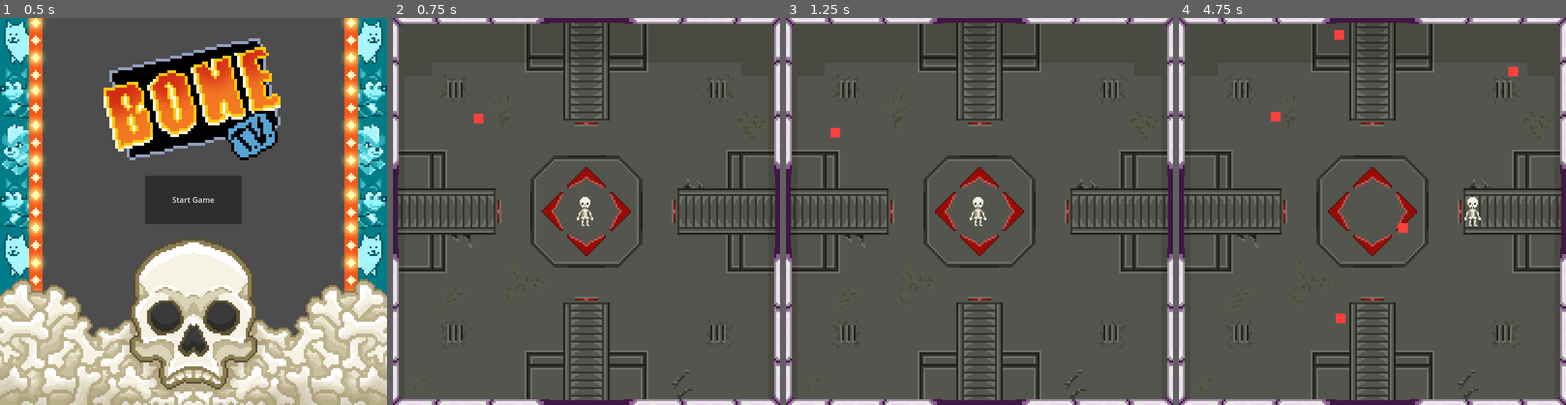
Above: before the commit, frames 1-4 (left to right).
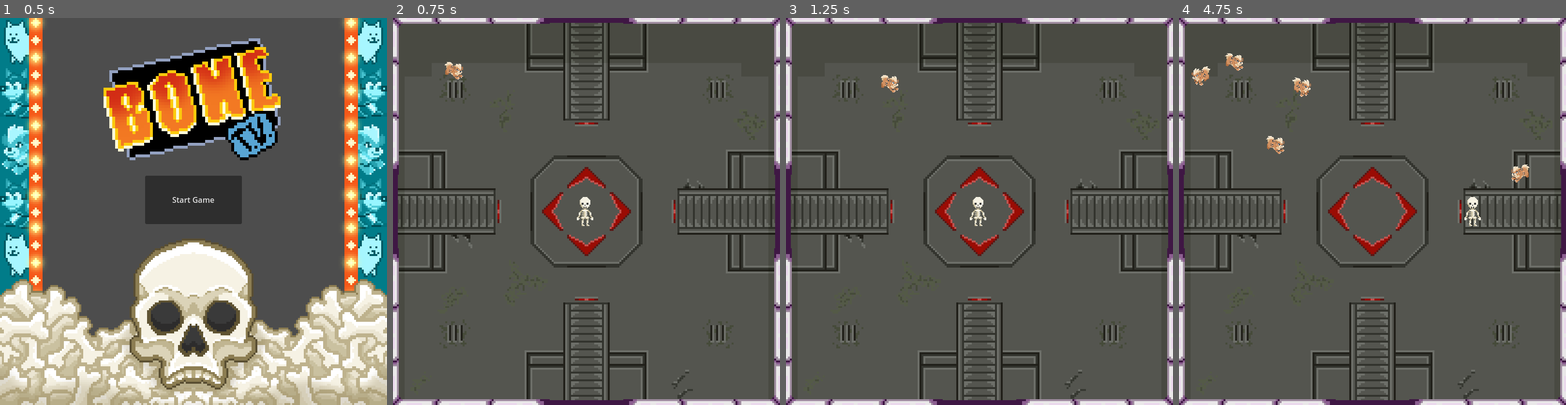
Above: after the commit, the same moments.

Repository: secretly2midgets/frenjam_2025
Game: Godot game, scene res://levels/start_menu.tscn
Same seed, same stepped clock (60 frames per second), same inputs: the game is played once before the commit and once after it.
Inputs:
- Up to frame 1 (0.5 s): no input
- Up to frame 2 (0.75 s): click "Start Game" at 0.5 s
- Up to frame 3 (1.25 s): no input
- Up to frame 4 (4.75 s): hold D (move_right) 1.28-2.03 s; hold S (move_down) 2.03-2.78 s; hold D (move_right) 2.78-3.53 s; hold W (move_up) 3.53-4.28 s; hold A (move_left) from 4.28 s (still down)

Frame 1 is identical in both runs. In frame 2, 0.2% of the frame differs, in the area x 13-24%, y 11-28%; in frame 3, 0.2%; in frame 4, 1.0%, in the area x 3-91%, y 3-79%.

Commit message:
Added basic scenes for enemies and other levels  - Currently 3 types of levels, one for each mob  - Levels identical other than having different mob art

Diff:
--- /dev/null
+++ b/levels/level_a.gd
@@ -0,0 +1,20 @@
+extends "level_template.gd"
+
+func spawn_enemies() -> void:
+	if should_i_spawn_enemies() and level_started:
+		var e = GrowlitheEnemy.instantiate()
+		add_child(e)
+		e.position = Vector2(100,100)
+		enemy_array.append(e)
+		last_enemy = Time.get_unix_time_from_system()
+
+func should_i_spawn_enemies() -> bool:
+	var now_time: float = Time.get_unix_time_from_system()
+	return ( (now_time - last_enemy) > time_between_enemies)
+
+func is_level_complete() -> bool:
+	var is_complete := false
+	var now_time: float = Time.get_unix_time_from_system()
+	if now_time - start_time > 5:
+		is_complete = true
+	return is_complete
--- /dev/null
+++ b/levels/level_a.tscn
@@ -0,0 +1,7 @@
+[gd_scene load_steps=3 format=3 uid="uid://dxu40eq3rym23"]
+
+[ext_resource type="PackedScene" uid="uid://mg0fbn24rvru" path="res://levels/level_template.tscn" id="1_dqwo7"]
+[ext_resource type="Script" uid="uid://bqp2neiwqchs5" path="res://levels/level_a.gd" id="2_1maec"]
+
+[node name="level_A" instance=ExtResource("1_dqwo7")]
+script = ExtResource("2_1maec")
--- /dev/null
+++ b/levels/level_b.gd
@@ -0,0 +1,20 @@
+extends "level_template.gd"
+
+func spawn_enemies() -> void:
+	if should_i_spawn_enemies() and level_started:
+		var e = MegamanEnemy.instantiate()
+		add_child(e)
+		e.position = Vector2(100,100)
+		enemy_array.append(e)
+		last_enemy = Time.get_unix_time_from_system()
+
+func should_i_spawn_enemies() -> bool:
+	var now_time: float = Time.get_unix_time_from_system()
+	return ( (now_time - last_enemy) > time_between_enemies)
+
+func is_level_complete() -> bool:
+	var is_complete := false
+	var now_time: float = Time.get_unix_time_from_system()
+	if now_time - start_time > 5:
+		is_complete = true
+	return is_complete
--- /dev/null
+++ b/levels/level_b.tscn
@@ -0,0 +1,7 @@
+[gd_scene load_steps=3 format=3 uid="uid://dm0y70yw5kccr"]
+
+[ext_resource type="PackedScene" uid="uid://mg0fbn24rvru" path="res://levels/level_template.tscn" id="1_xmv01"]
+[ext_resource type="Script" uid="uid://y5l2wi46hc45" path="res://levels/level_b.gd" id="2_meyi8"]
+
+[node name="level_B" instance=ExtResource("1_xmv01")]
+script = ExtResource("2_meyi8")
--- /dev/null
+++ b/levels/level_c.gd
@@ -0,0 +1,20 @@
+extends "level_template.gd"
+
+func spawn_enemies() -> void:
+	if should_i_spawn_enemies() and level_started:
+		var e = UndertaleEnemy.instantiate()
+		add_child(e)
+		e.position = Vector2(100,100)
+		enemy_array.append(e)
+		last_enemy = Time.get_unix_time_from_system()
+
+func should_i_spawn_enemies() -> bool:
+	var now_time: float = Time.get_unix_time_from_system()
+	return ( (now_time - last_enemy) > time_between_enemies)
+
+func is_level_complete() -> bool:
+	var is_complete := false
+	var now_time: float = Time.get_unix_time_from_system()
+	if now_time - start_time > 5:
+		is_complete = true
+	return is_complete
--- /dev/null
+++ b/levels/level_c.tscn
@@ -0,0 +1,7 @@
+[gd_scene load_steps=3 format=3 uid="uid://capfwenr7lu8b"]
+
+[ext_resource type="PackedScene" uid="uid://mg0fbn24rvru" path="res://levels/level_template.tscn" id="1_rxa2r"]
+[ext_resource type="Script" uid="uid://c13fcfbayj7td" path="res://levels/level_c.gd" id="2_u8cft"]
+
+[node name="level_C" instance=ExtResource("1_rxa2r")]
+script = ExtResource("2_u8cft")
--- a/levels/level_template.gd
+++ b/levels/level_template.gd
@@ -15,7 +15,10 @@
 var level_started: bool = true # determine whether or not to start spawning enemies yet.  defaults true for level 1
 var scrolling_direction := Vector2(0,0)
 
-var Enemy = preload("res://mobs/enemies/default_enemy.tscn")
+var DefaultEnemy = preload("res://mobs/enemies/default_enemy.tscn")
+var GrowlitheEnemy = preload("res://mobs/enemies/growlithe_enemy.tscn")
+var MegamanEnemy = preload("res://mobs/enemies/megaman_dog_enemy.tscn")
+var UndertaleEnemy = preload("res://mobs/enemies/undertale_enemy.tscn")
 var enemy_array: Array[Node]
 
 var Player_scene = preload("res://mobs/player/player.tscn")
@@ -70,7 +73,7 @@
 # reimplement for a level if you want to spawn more (or different) enemies at a time
 func spawn_enemies() -> void:
 	if should_i_spawn_enemies() and level_started:
-		var e = Enemy.instantiate()
+		var e = DefaultEnemy.instantiate()
 		add_child(e)
 		enemy_array.append(e)
 		last_enemy = Time.get_unix_time_from_system()
--- a/levels/start_menu.gd
+++ b/levels/start_menu.gd
@@ -3,7 +3,7 @@
 var first_level
 
 func _ready() -> void:
-	first_level = preload("res://levels/test_level.tscn")
+	first_level = preload("res://levels/level_a.tscn")
 
 func _on_start_button_pressed() -> void:
 	WorldMap.set_world()
--- a/mobs/enemies/default_enemy.gd
+++ b/mobs/enemies/default_enemy.gd
@@ -11,11 +11,16 @@
 var direction: Vector2
 
 func _ready() -> void:
-	position = Vector2(200.0, 200.0)
 	direction = Vector2(randf_range(-1.0, 1.0), randf_range(-1.0, 1.0))
+	$Sprite2D.play()
 
 func _physics_process(delta: float) -> void:
 	var collision = move_and_collide(speed * direction * delta)
+
+	if direction.x > 0:
+		$Sprite2D.flip_h = true
+	else:
+		$Sprite2D.flip_h = false
 
 	if collision:
 		var hit_layer = collision.get_collider().get_collision_layer()
--- a/mobs/enemies/default_enemy.tscn
+++ b/mobs/enemies/default_enemy.tscn
@@ -1,13 +1,23 @@
-[gd_scene load_steps=4 format=3 uid="uid://bwwhocnkph8ba"]
+[gd_scene load_steps=5 format=3 uid="uid://bwwhocnkph8ba"]
 
 [ext_resource type="Script" uid="uid://308mvi1g0m3q" path="res://mobs/enemies/default_enemy.gd" id="1_sko8f"]
+[ext_resource type="Texture2D" uid="uid://c0vwkmp2w11g0" path="res://mobs/bullet/circle.png" id="2_o7i7w"]
 
-[sub_resource type="CanvasTexture" id="CanvasTexture_wsl01"]
+[sub_resource type="SpriteFrames" id="SpriteFrames_ht5ii"]
+animations = [{
+"frames": [{
+"duration": 1.0,
+"texture": ExtResource("2_o7i7w")
+}],
+"loop": true,
+"name": &"default",
+"speed": 5.0
+}]
 
 [sub_resource type="RectangleShape2D" id="RectangleShape2D_sko8f"]
+size = Vector2(40, 40)
 
 [node name="default_enemy" type="CharacterBody2D"]
-modulate = Color(1, 0.254902, 0.239216, 1)
 collision_layer = 8
 collision_mask = 39
 motion_mode = 1
@@ -15,9 +25,9 @@
 safe_margin = 0.9
 script = ExtResource("1_sko8f")
 
-[node name="Sprite2D" type="Sprite2D" parent="."]
-scale = Vector2(20, 20)
-texture = SubResource("CanvasTexture_wsl01")
+[node name="Sprite2D" type="AnimatedSprite2D" parent="."]
+scale = Vector2(0.08, 0.08)
+sprite_frames = SubResource("SpriteFrames_ht5ii")
 
 [node name="CollisionShape2D" type="CollisionShape2D" parent="."]
 shape = SubResource("RectangleShape2D_sko8f")
--- /dev/null
+++ b/mobs/enemies/growlithe_enemy.tscn
@@ -0,0 +1,26 @@
+[gd_scene load_steps=5 format=3 uid="uid://c7pto6inysi27"]
+
+[ext_resource type="PackedScene" uid="uid://bwwhocnkph8ba" path="res://mobs/enemies/default_enemy.tscn" id="1_5iqc3"]
+[ext_resource type="Texture2D" uid="uid://d2p74362al5qw" path="res://mobs/growlithe/growlithe_1.png" id="2_7n2i6"]
+[ext_resource type="Texture2D" uid="uid://s88cnjf4qdll" path="res://mobs/growlithe/growlithe_2.png" id="3_2yqvs"]
+
+[sub_resource type="SpriteFrames" id="SpriteFrames_kkh87"]
+animations = [{
+"frames": [{
+"duration": 1.0,
+"texture": ExtResource("2_7n2i6")
+}, {
+"duration": 1.0,
+"texture": ExtResource("3_2yqvs")
+}],
+"loop": true,
+"name": &"default",
+"speed": 5.0
+}]
+
+[node name="growlithe_enemy" instance=ExtResource("1_5iqc3")]
+
+[node name="Sprite2D" parent="." index="0"]
+scale = Vector2(1.3, 1.3)
+sprite_frames = SubResource("SpriteFrames_kkh87")
+frame_progress = 0.703691
--- /dev/null
+++ b/mobs/enemies/megaman_dog_enemy.tscn
@@ -0,0 +1,35 @@
+[gd_scene load_steps=6 format=3 uid="uid://c5h6k6h0rklxn"]
+
+[ext_resource type="PackedScene" uid="uid://bwwhocnkph8ba" path="res://mobs/enemies/default_enemy.tscn" id="1_sn4oi"]
+[ext_resource type="Texture2D" uid="uid://dpgjyy6gwx2qb" path="res://mobs/megaman_dog/meganman_dog_1.png" id="2_q47ew"]
+[ext_resource type="Texture2D" uid="uid://33fpsu4lof0r" path="res://mobs/megaman_dog/meganman_dog_2.png" id="3_uevy5"]
+[ext_resource type="Texture2D" uid="uid://d1vo7io73nw60" path="res://mobs/megaman_dog/meganman_dog_sitting.png" id="4_wvsq8"]
+
+[sub_resource type="SpriteFrames" id="SpriteFrames_83byu"]
+animations = [{
+"frames": [{
+"duration": 1.0,
+"texture": ExtResource("2_q47ew")
+}, {
+"duration": 1.0,
+"texture": ExtResource("3_uevy5")
+}],
+"loop": true,
+"name": &"default",
+"speed": 5.0
+}, {
+"frames": [{
+"duration": 1.0,
+"texture": ExtResource("4_wvsq8")
+}],
+"loop": true,
+"name": &"sit",
+"speed": 5.0
+}]
+
+[node name="default_enemy" instance=ExtResource("1_sn4oi")]
+
+[node name="Sprite2D" parent="." index="0"]
+scale = Vector2(1.4, 1.4)
+sprite_frames = SubResource("SpriteFrames_83byu")
+frame_progress = 0.307485
--- /dev/null
+++ b/mobs/enemies/undertale_enemy.tscn
@@ -0,0 +1,31 @@
+[gd_scene load_steps=6 format=3 uid="uid://44nvna3y2hri"]
+
+[ext_resource type="PackedScene" uid="uid://bwwhocnkph8ba" path="res://mobs/enemies/default_enemy.tscn" id="1_p1gq1"]
+[ext_resource type="Texture2D" uid="uid://cst3kg57otl5m" path="res://mobs/undertale_dog/undertale_1.png" id="2_eapro"]
+[ext_resource type="Texture2D" uid="uid://c26wmhr62n0ou" path="res://mobs/undertale_dog/undertale_2.png" id="3_ihkss"]
+[ext_resource type="Texture2D" uid="uid://cj32646nm7tm0" path="res://mobs/undertale_dog/undertale_3.png" id="4_wagis"]
+
+[sub_resource type="SpriteFrames" id="SpriteFrames_wjhe8"]
+animations = [{
+"frames": [{
+"duration": 1.0,
+"texture": ExtResource("2_eapro")
+}, {
+"duration": 1.0,
+"texture": ExtResource("3_ihkss")
+}, {
+"duration": 1.0,
+"texture": ExtResource("4_wagis")
+}],
+"loop": true,
+"name": &"default",
+"speed": 5.0
+}]
+
+[node name="default_enemy" instance=ExtResource("1_p1gq1")]
+
+[node name="Sprite2D" parent="." index="0"]
+scale = Vector2(1.5, 1.5)
+sprite_frames = SubResource("SpriteFrames_wjhe8")
+frame = 2
+frame_progress = 0.909988
--- a/objects/exit.gd
+++ b/objects/exit.gd
@@ -1,4 +1,4 @@
 extends Area2D
 
-func _on_level_complete(level_pos) -> void:
+func _on_level_complete(_level_pos) -> void:
 	monitoring = true
--- a/world_map.gd
+++ b/world_map.gd
@@ -37,9 +37,9 @@
 # TODO actually set this up instead of hard-coding
 func set_world() -> void:
 	world_map = []
-	var level_A: String = "res://levels/test_level.tscn"
-	var level_B: String = "res://levels/test_level.tscn"
-	var level_C: String = "res://levels/test_level.tscn"
+	var level_A: String = "res://levels/level_a.tscn"
+	var level_B: String = "res://levels/level_b.tscn"
+	var level_C: String = "res://levels/level_c.tscn"
 	var column = [level_A, level_B, level_C]
 	world_map.append(column)
 	world_map.append(column)
Not shown, added: levels/level_a.gd.uid
Not shown, added: levels/level_b.gd.uid
Not shown, added: levels/level_c.gd.uid
